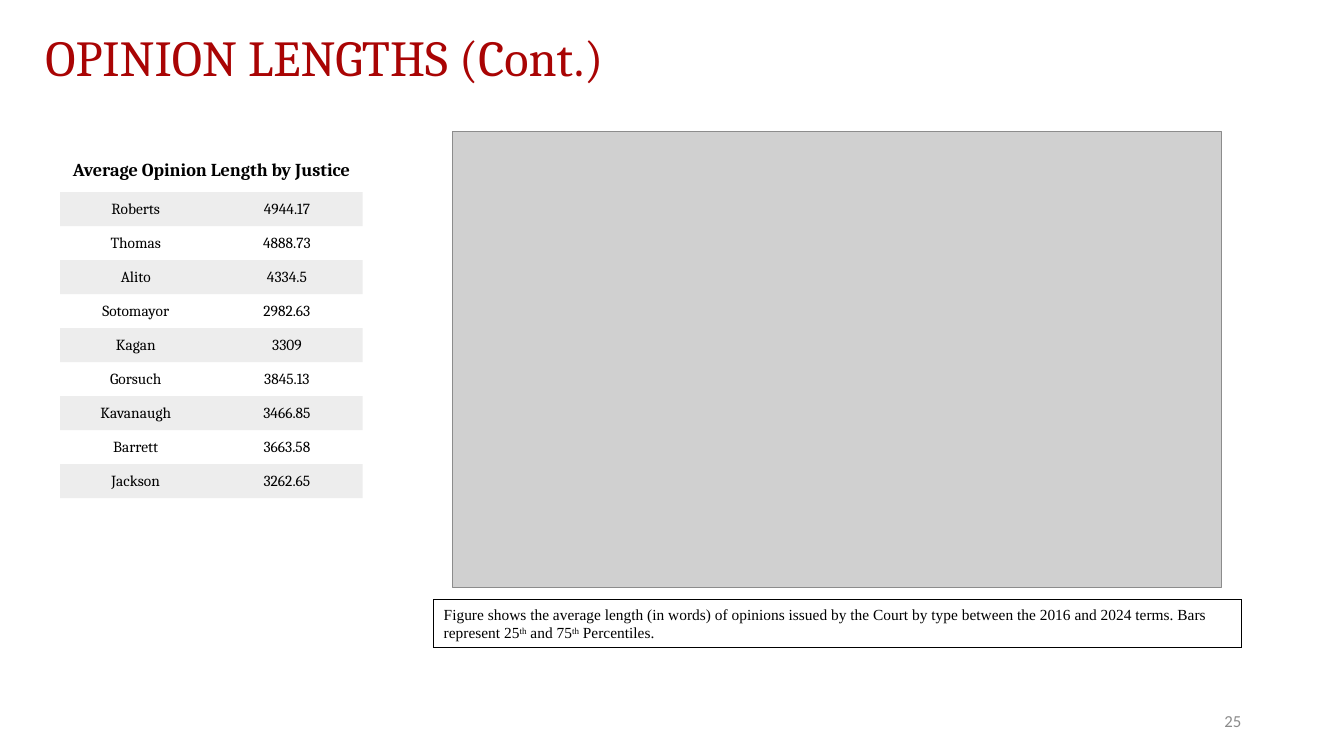
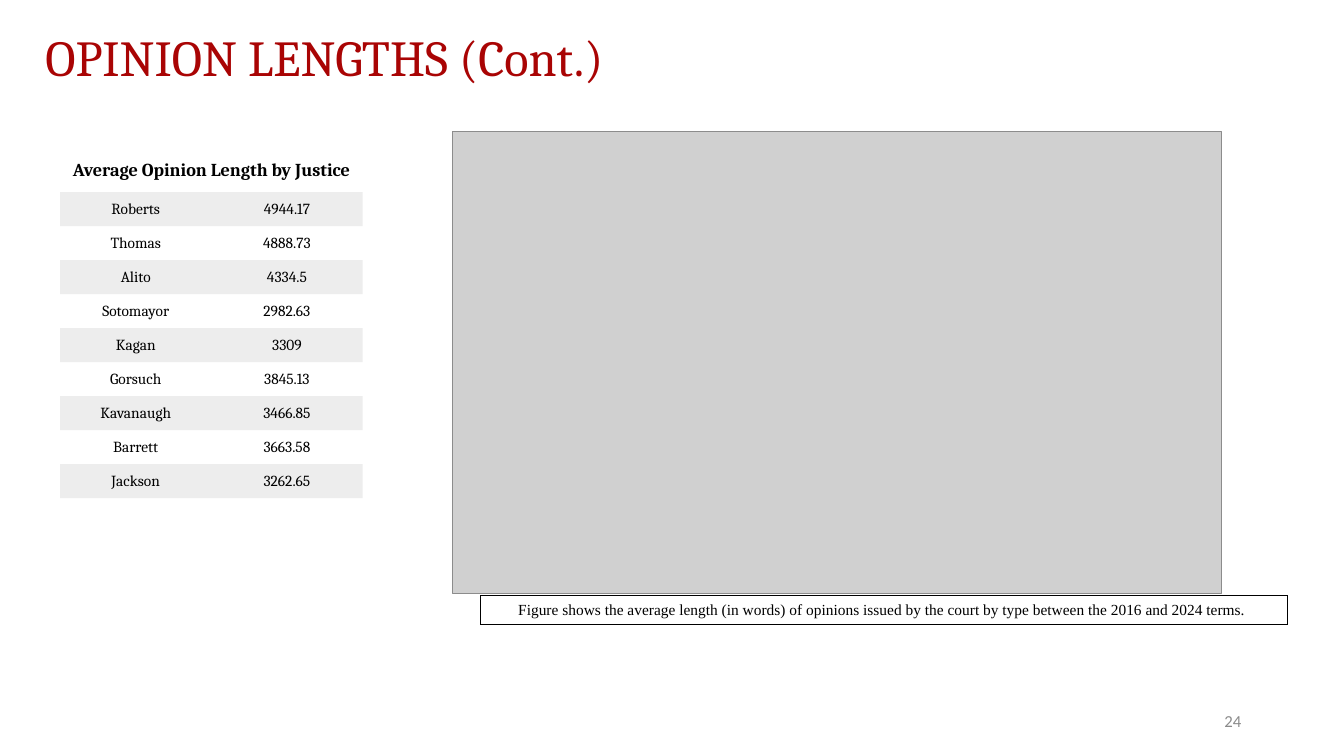
Before and after one commit to JakeTruscott/scotuswatch, a slide deck: slide 24 of Stat Reviews/OT24_StatReview/compilation/SCOTUSBlog/statpack_OT24.pptx (slide 25 before the commit). Drawn at 1344x756 pixels with LibreOffice and Linux fonts; fonts in the diff are those of the drawing; grey boxes stand for pictures. Boxes give left, top, right and bottom in pixels: in the first picture for what was removed or moved away, otherwise in the second. Text is boxed around its words. In the diff, an @@ line names an element or a change of style, - is before the commit and + after.

```diff
--- a/Stat Reviews/OT24_StatReview/compilation/SCOTUSBlog/statpack_OT24.pptx
+++ b/Stat Reviews/OT24_StatReview/compilation/SCOTUSBlog/statpack_OT24.pptx
@@ picture: place and size @@
-picture at (453,132,1222,588)
+picture at (453,132,1222,594)
@@ rectangle added at (453,132,1222,588), fill #4472C4 at 18% opacity @@
@@ rectangle "Figure shows the average length ...": place and size @@
-rectangle "Figure shows the average length ..." at (434,600,1241,647)
+rectangle "Figure shows the average length ..." at (480,596,1288,625)
@@ text in rectangle at (518,604,1244,619): text changed @@
-Figure shows the average length (in words) of opinions issued by the Court by type between the 2016 and 2024 terms. Bars represent 25th and 75th Percentiles.
+Figure shows the average length (in words) of opinions issued by the court by type between the 2016 and 2024 terms.
@@ page number at (1224,716,1241,727): text changed @@
-25
+24
```
Also in this commit, not shown: 20 other slides changed, 1 slide removed, 9 other files.
